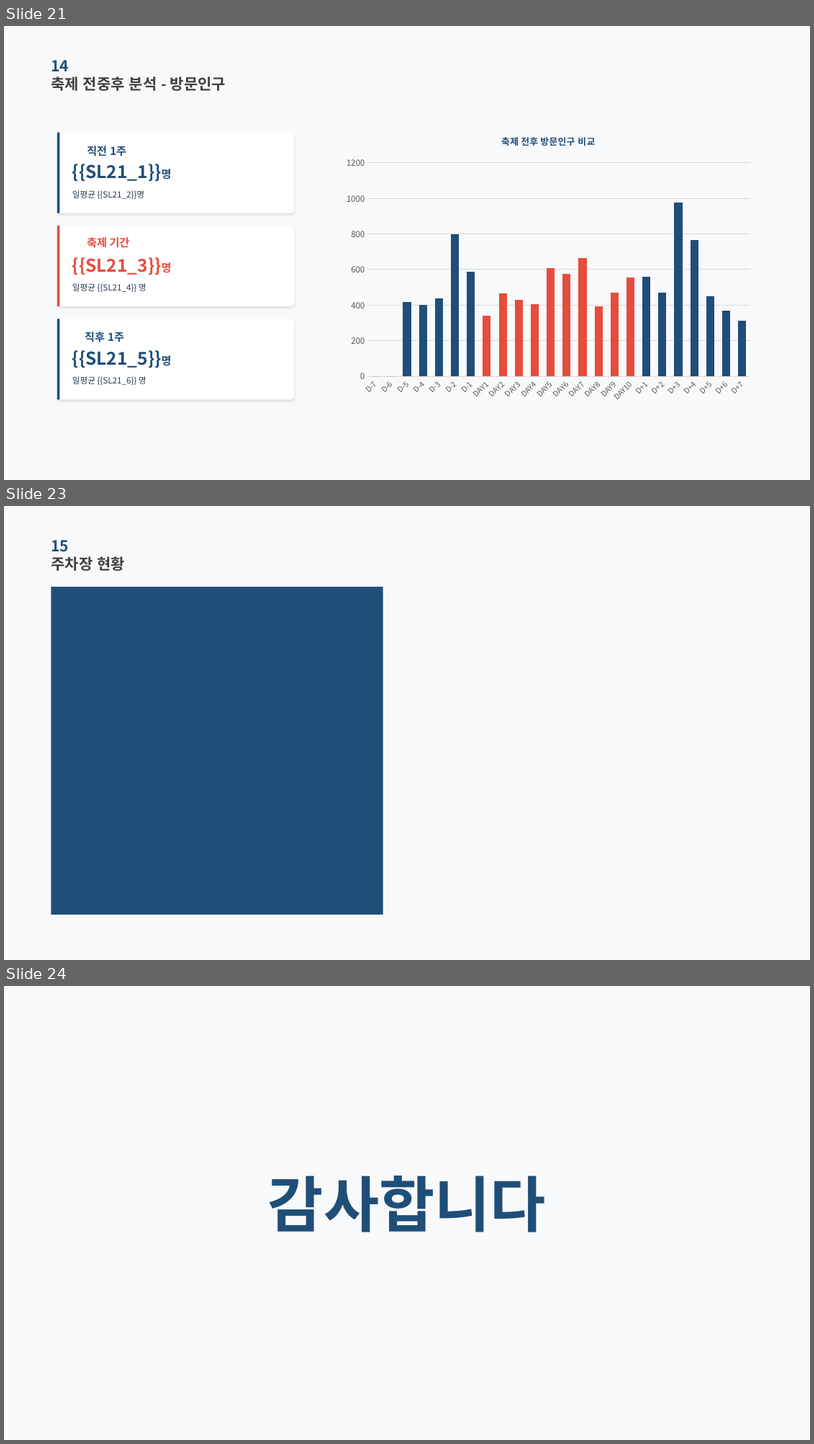
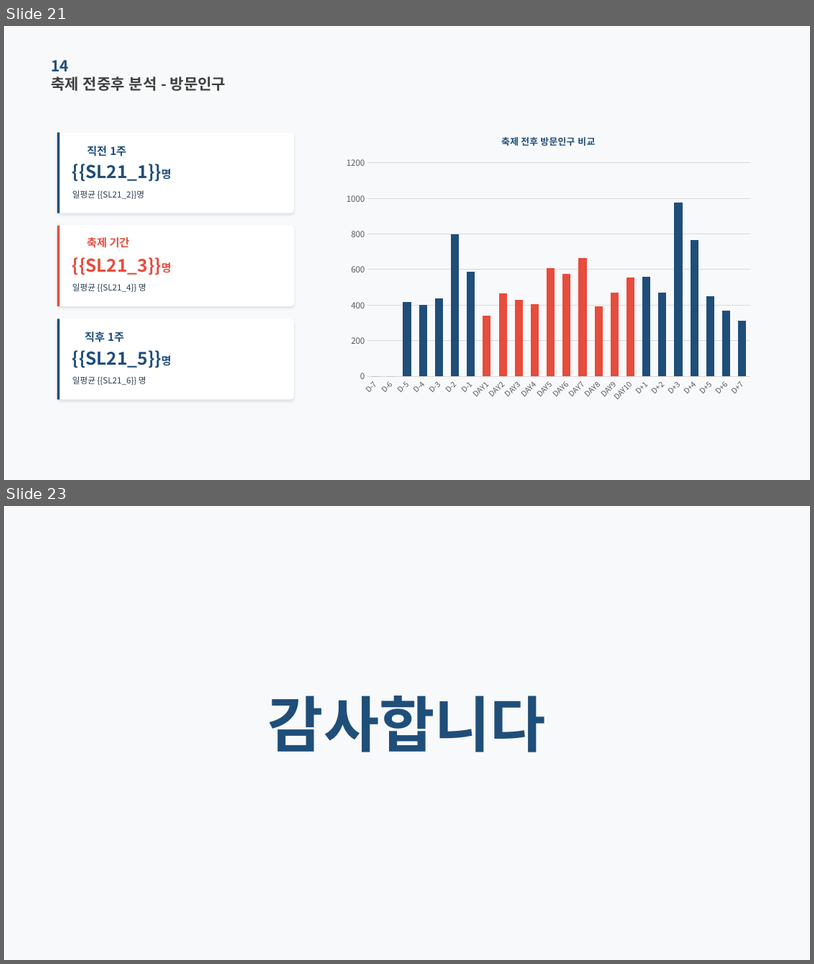
Before and after one commit to roddms/auto-report, a slide deck: template/master.pptx. Shown one above the other, each under a label of ours: slides 21, 23 and 24 before the commit, slides 21 and 23 after it; the slides between them are not shown. The pictures are 814x1444 and 814x964 pixels, drawn with LibreOffice and Linux fonts; fonts in the diff are those of the drawing; background and template pictures are left out. Boxes give left, top, right and bottom in pixels: in the first picture for what was removed or moved away, otherwise in the second. Text is boxed around its words. In the diff, an @@ line names an element or a change of style, - is before the commit and + after.

```diff
--- a/template/master.pptx
+++ b/template/master.pptx
@@ slide 23 removed at (4, 506, 810, 960), background #F8F9FA @@
@@ text removed at (51, 540, 69, 552) @@
-15
@@ text removed at (51, 556, 125, 571) @@
-주차장 현황
@@ rectangle removed at (52, 587, 383, 914) @@
@@ what was slide 24 is now slide 23 @@
```
Also in this commit, not shown: 1 slide changed, 15 other files.
